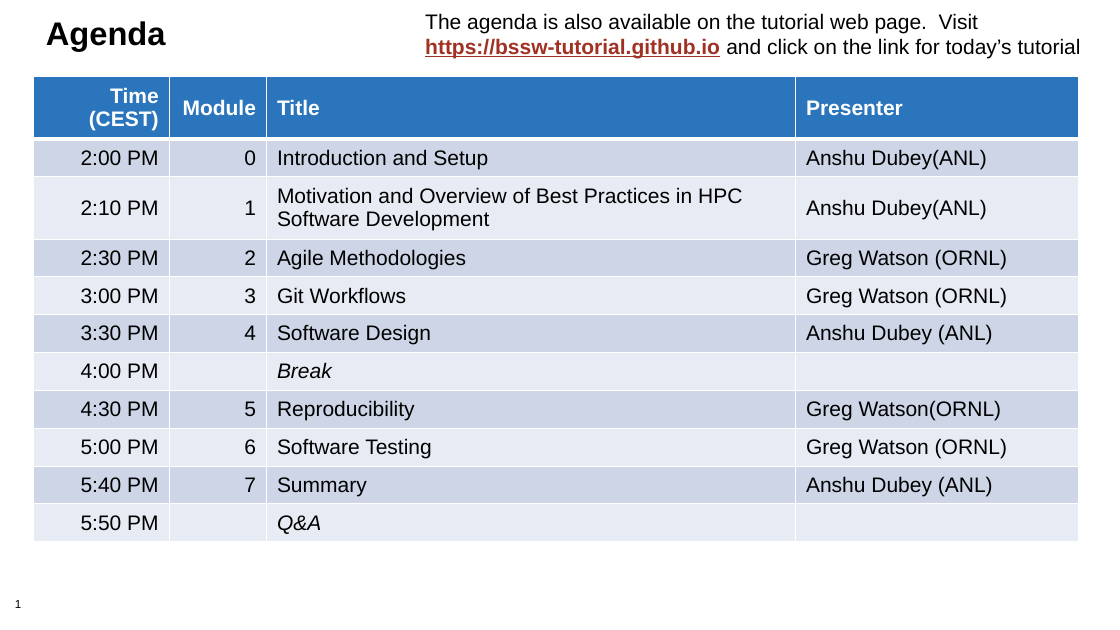
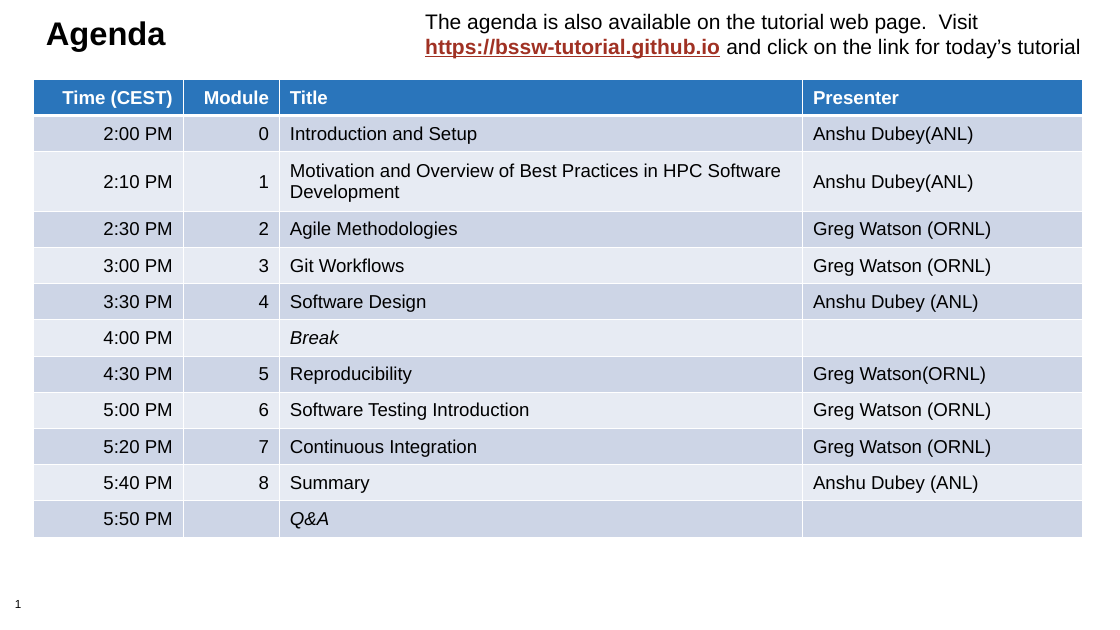
Before and after one commit to bssw-tutorial/presentations, a slide deck: slide 1 of agenda-master.pptx. Drawn at 1120x630 pixels with LibreOffice and Linux fonts; fonts in the diff are those of the drawing; background and template pictures are left out. Boxes give left, top, right and bottom in pixels: in the first picture for what was removed or moved away, otherwise in the second. Text is boxed around its words. In the diff, an @@ line names an element or a change of style, - is before the commit and + after.

```diff
--- a/agenda-master.pptx
+++ b/agenda-master.pptx
@@ table at (34,80,1083,539) @@
-row 9: 5:00 PM | 6 | Software Testing | Greg Watson (ORNL)
-row 10: 5:40 PM | 7 | Summary | Anshu Dubey (ANL)
+row 9: 5:00 PM | 6 | Software Testing Introduction | Greg Watson (ORNL)
+row 10: 5:20 PM | 7 | Continuous Integration | Greg Watson (ORNL)
+row 11: 5:40 PM | 8 | Summary | Anshu Dubey (ANL)
@@ table: place and size @@
-table at (34,76,1079,558)
+table at (34,80,1083,539)
```
Also in this commit, not shown: 3 other files.
